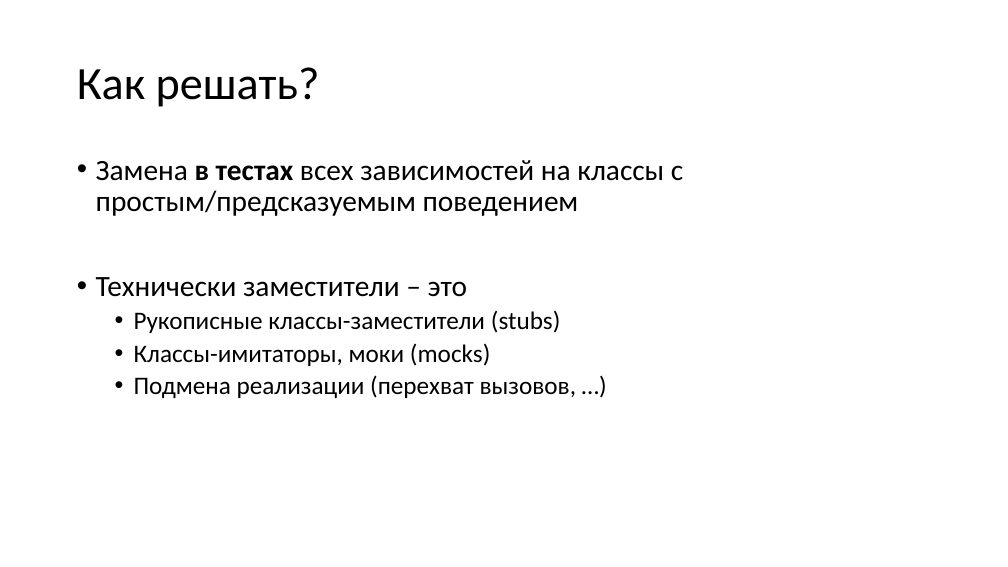
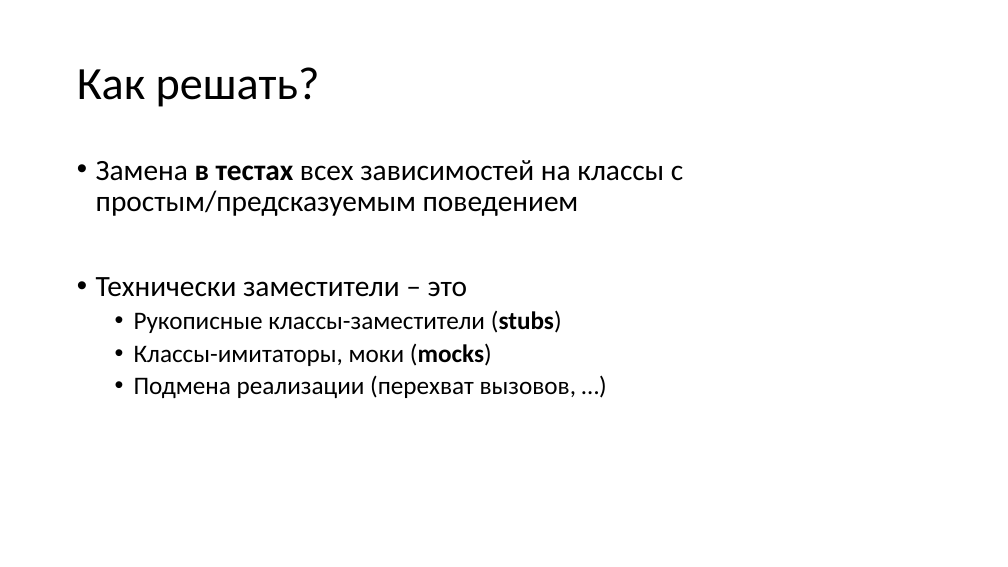
Before and after one commit to MihailRomanov/DevTools_Course, a slide deck: slide 12 of Lections/03_Unit_tests.pptx. Drawn at 1008x567 pixels with LibreOffice and Linux fonts; fonts in the diff are those of the drawing. Boxes give left, top, right and bottom in pixels: in the first picture for what was removed or moved away, otherwise in the second. Text is boxed around its words. In the diff, an @@ line names an element or a change of style, - is before the commit and + after.

```diff
--- a/Lections/03_Unit_tests.pptx
+++ b/Lections/03_Unit_tests.pptx
@@ text at (134, 310, 562, 333): bold on in "(stubs)" @@
@@ text at (134, 343, 492, 366): text changed @@
-  • Классы-имитаторы, моки (moсks)
+  • Классы-имитаторы, моки (mocks)
```
Also in this commit, not shown: 3 other slides changed, 2 slides added, 1 slide removed.
